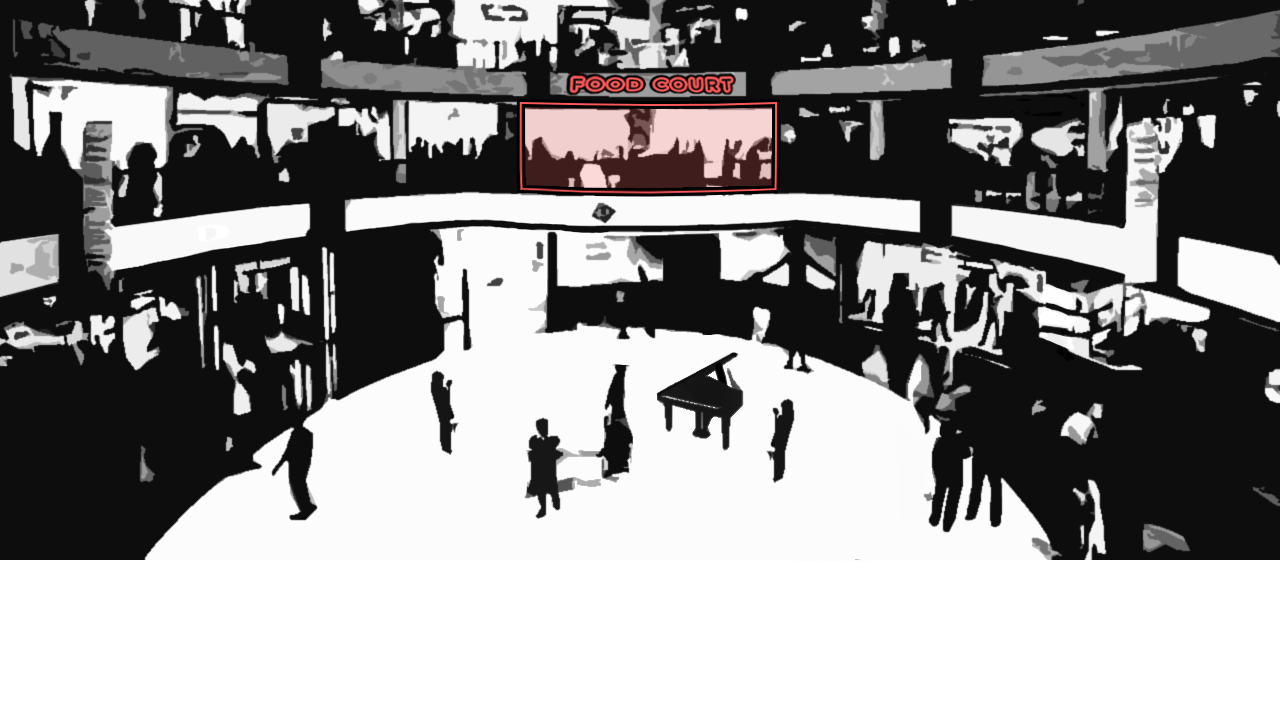
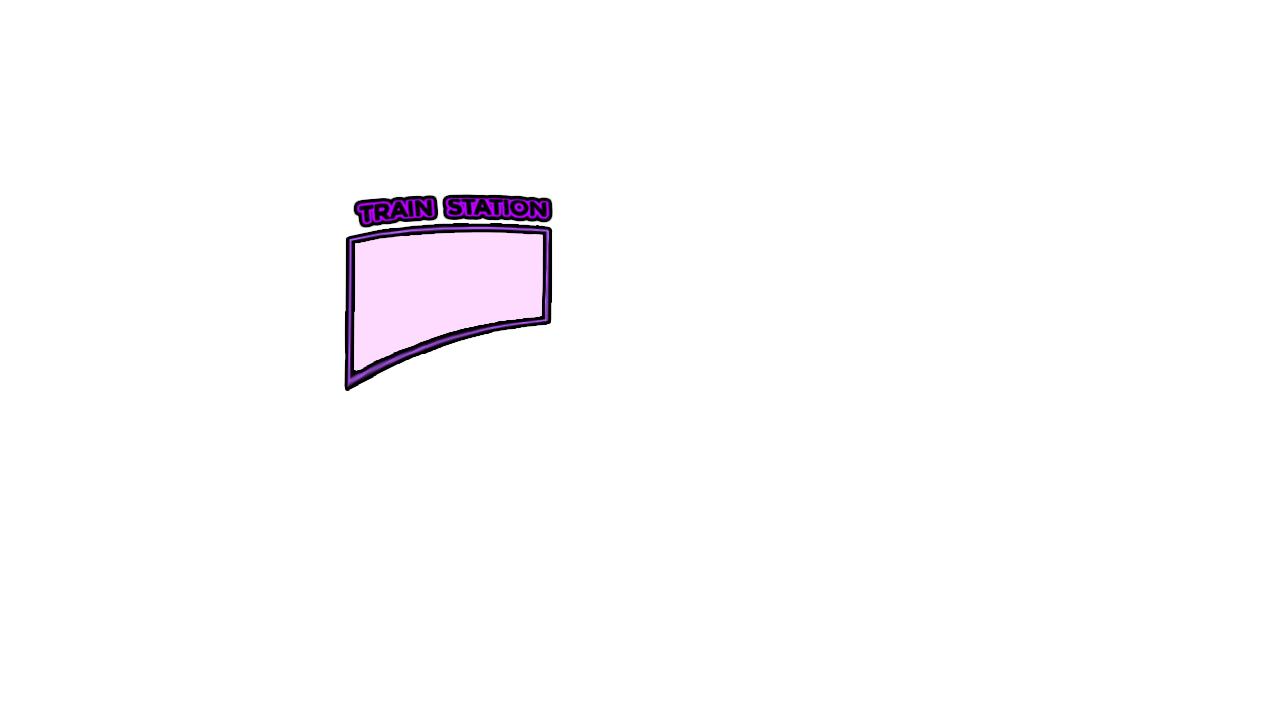
Two versions of the same layered image (1280 x 720). Layer-by-layer changes:
added layer "TRAIN STATION" in group "Food Court" over [left=356, top=197, right=550, bottom=226]
added layer "Food Court Outline copy" in group "Food Court" over [left=347, top=225, right=550, bottom=389]
added layer "Food Court Fill copy" in group "Food Court" over [left=349, top=229, right=547, bottom=380]
hid "Layer 8" over [left=516, top=71, right=780, bottom=197]
hid "Layer 5" over [left=0, top=0, right=1280, bottom=562]
